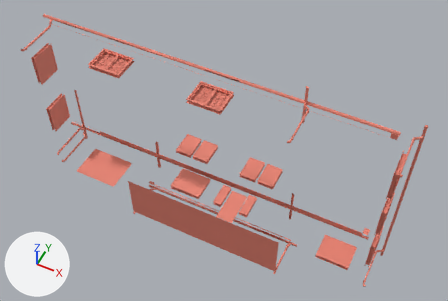
What one commit did to the FBX model FireTour/Assets/Models/HouseB_DETAIL.fbx.
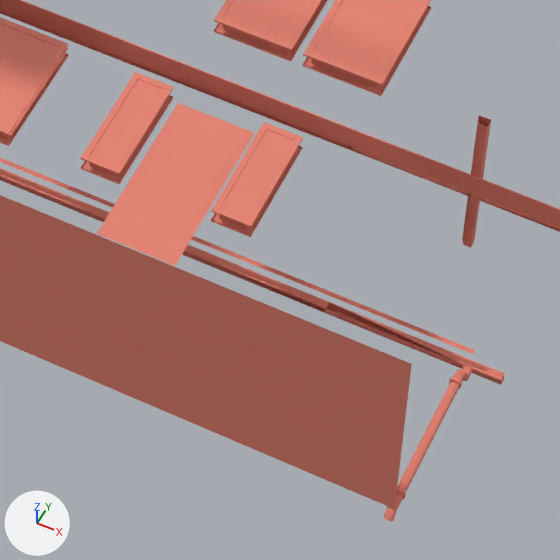
Old and new are each drawn whole from a 50 mm camera at (11.96, -18.14, 25.71) aimed at (1.22, 3.33, -1.14) and again close up on the part from 44% to 69% of the width and 57% to 94% of the height. Arrows for +X, +Y and +Z are at lower left; the lights stay in place.

Objects in the first close-up: 'HouseBTEX_LOD0'.
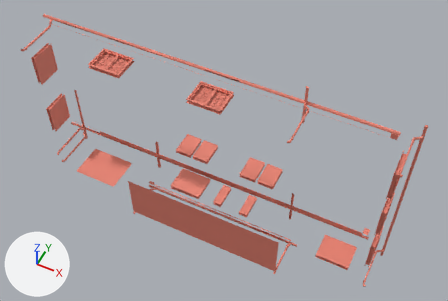
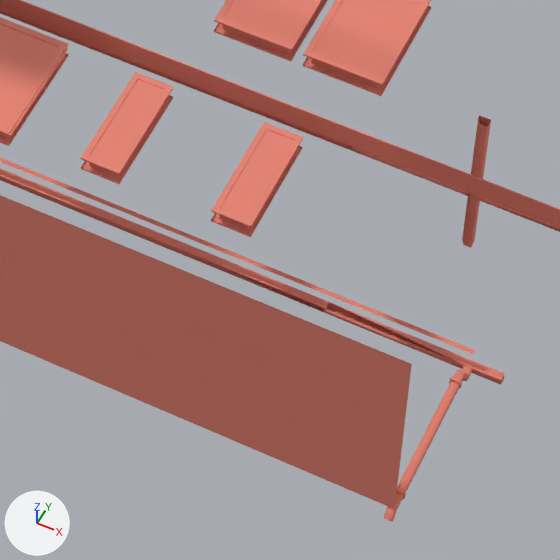
What differs and where, as boxes (x1, y1, x2, y2) in the close-ups (560 x 560 px):
part 1 of me_untitled_002, deleted (pink)
    before: (97, 103, 254, 266)

Diff of the bpy script that builds the scene:
```diff
--- a/FireTour/Assets/Models/HouseB_DETAIL.fbx.py
+++ b/FireTour/Assets/Models/HouseB_DETAIL.fbx.py
@@ me_untitled_002 @@
 me_untitled_002.from_pydata(...)  # 4832 vertices, 7494 faces; spans x -10.4..11.5, y 0.5..5.7, z -7.5..5.4
 # used by ob_housebtex_lod0; location = (0.0, 0.0, 0.0)
+# me_untitled_002 part 1: the loose piece of 4 vertices spanning x 2.0..3.0, y 0.7..2.9, z -3.9 is deleted
 me_untitled_002.materials.append(mat_textsheet)
```
